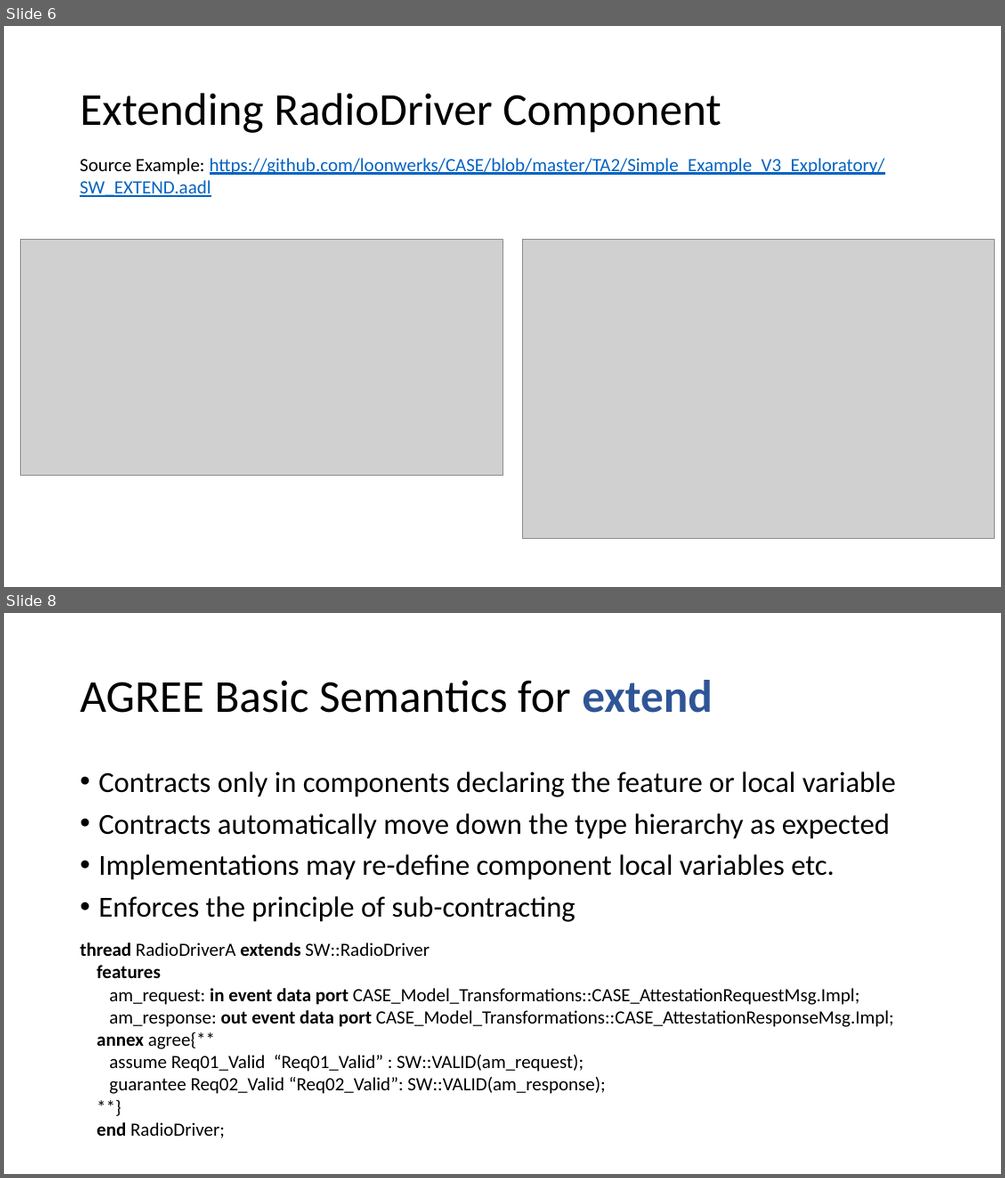
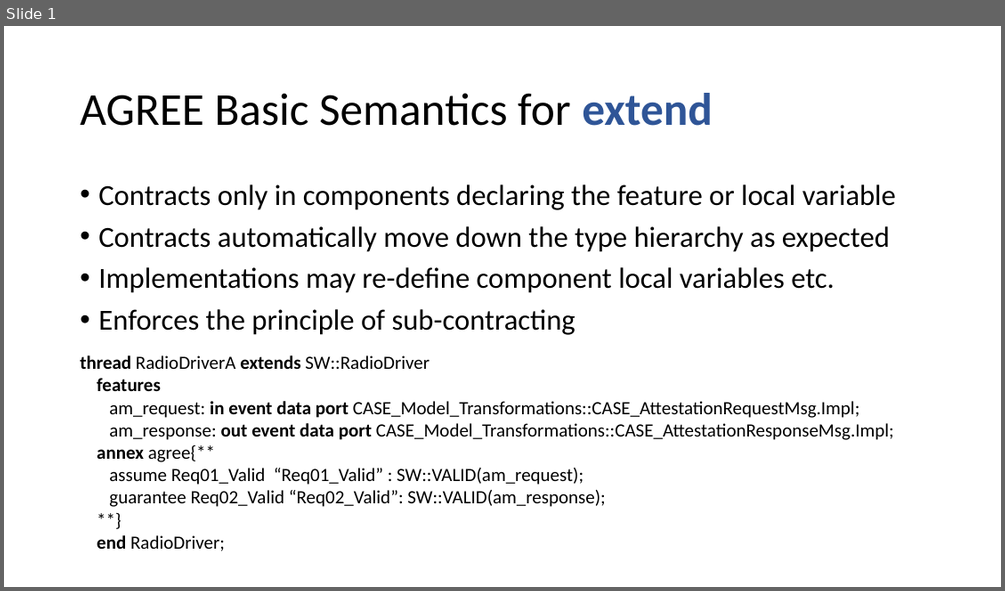
Before and after one commit to loonwerks/formal-methods-workbench, a slide deck: models/AGREE_extend_semantics_tests/basic_semantics/AGREE_extend_semantics.pptx. Shown one above the other, each under a label of ours: slides 6 and 8 before the commit, slide 1 after it; the slides between them are not shown. The pictures are 1005x1178 and 1005x591 pixels, drawn with LibreOffice and Linux fonts; fonts in the diff are those of the drawing; grey boxes stand for pictures. Boxes give left, top, right and bottom in pixels: in the first picture for what was removed or moved away, otherwise in the second. Text is boxed around its words. In the diff, an @@ line names an element or a change of style, - is before the commit and + after.

```diff
--- a/models/AGREE_extend_semantics_tests/basic_semantics/AGREE_extend_semantics.pptx
+++ b/models/AGREE_extend_semantics_tests/basic_semantics/AGREE_extend_semantics.pptx
@@ slide 6 removed at [4,26,1001,587], background #FFFFFF @@
@@ title removed at [80,93,720,133] @@
-Extending RadioDriver Component
@@ text removed at [80,158,885,197] @@
-Source Example: https://github.com/loonwerks/CASE/blob/master/TA2/Simple_Example_V3_Exploratory/SW_EXTEND.aadl
@@ picture removed at [20,239,502,475] @@
@@ picture removed at [522,239,995,538] @@
@@ what was slide 8 is now slide 1 @@
```
Also in this commit, not shown: 6 other slides removed.
